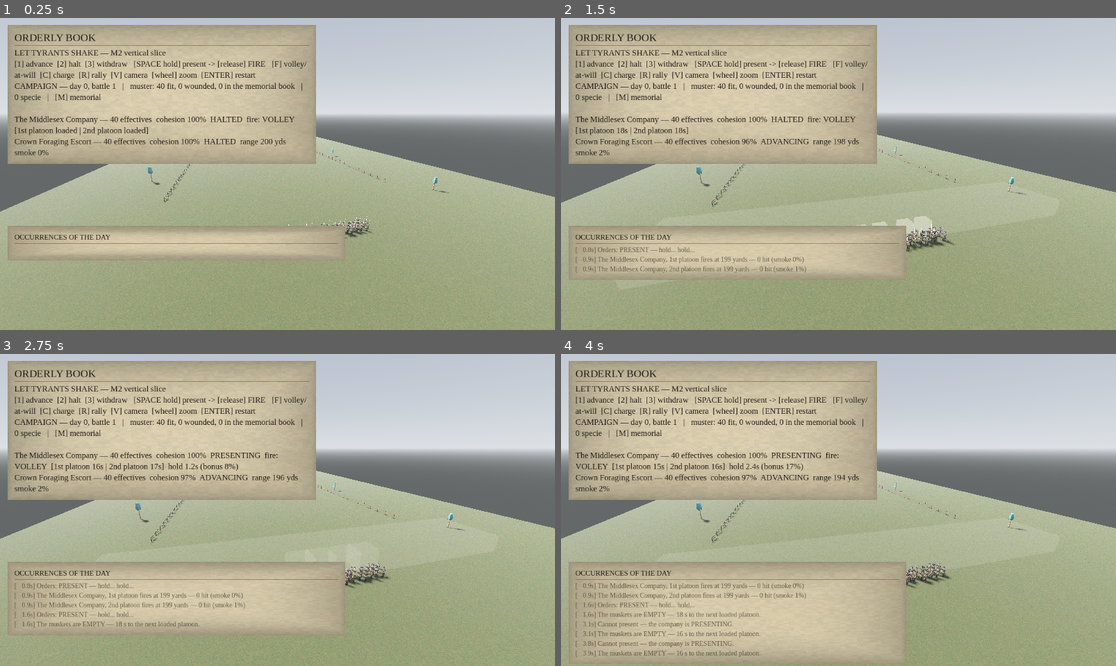
Above: before the commit, frames 1-4 (two rows, left to right).
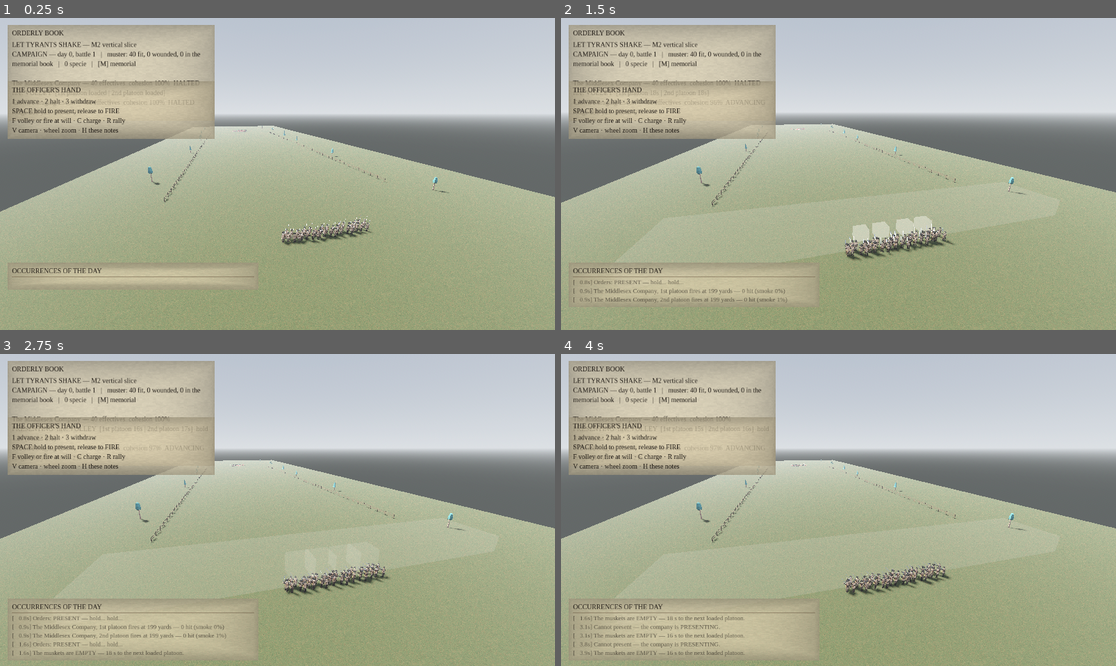
Above: after the commit, the same moments.

Repository: brassica-research/AmGameDev
Game: Godot game, scene res://scenes/main.tscn
The game is run twice, just before and just after one commit, with the same random seed, the same clock (stepped at 60 frames per second) and the same inputs.
Inputs (mouse positions are in pixels of both pictures, inside the frame that each line leads up to):
- Up to frame 1 (0.25 s): no input
- Up to frame 2 (1.5 s): tap Enter at 0.5, 0.8, 1.35 s; move the mouse to (960, 158) at 0.52 s; hold D 0.53-1.28 s; tap H at 0.6 s; click (960, 158) at 0.67 s; tap Space at 0.77 s; move the mouse to (727, 189) at 1.27 s; hold Down from 1.28 s (still down)
- Up to frame 3 (2.75 s): tap Space at 1.52 s; tap E at 1.55 s; move the mouse to (333, 441) at 2.02 s; release Down at 2.03 s; hold D from 2.03 s (still down); hold E from 2.03 s (still down); tap H at 2.3 s
- Up to frame 4 (4 s): move the mouse to (810, 572) at 2.77 s; release D at 2.78 s; release E at 2.78 s; hold Up 2.78-3.53 s; tap H at 2.85 s; click (810, 572) at 2.92 s; tap Space at 3.02, 3.77 s; tap Enter at 3.05, 3.6 s; move the mouse to (1005, 556) at 3.52 s; hold A from 3.53 s (still down); hold E from 3.53 s (still down)

The runs differ from the first frame. In frame 1, 21% of the frame differs, in the area x 1-63%, y 2-88%; in frame 2, 24%; in frame 3, 25%, in the area x 1-63%, y 2-99%; in frame 4, 25%.

Commit message:
The paper is annotation, not a lid: sizing and transparency pass
Capture 28 review — the parchment worked but the panels were too large
and too opaque, eating roughly a third of the frame and flattening
everything behind them.

- Documents default to compact and translucent: 78% opacity, content
  margins 14 -> 9, title 22pt -> 14, body 17 -> 14, log text 13.
- Narrower sheets: the orderly book 640 -> 430, occurrences 700 -> 520,
  the courier card 470 -> 360, the night doings 690 -> 520; the lower
  documents moved down so the horizon is clear.
- Fewer lines of log — 8 -> 5 in the field, 6 -> 4 in the street. A
  running log is a margin note, not a transcript.
- The keybind list is off the paper entirely. It lives on its own card
  (THE OFFICER'S HAND) that fades out after seven seconds; H pins it
  back. A permanent keybind list is a debug overlay in costume, and in
  the free world the keys are simply gone from the readout — what is
  happening deserves the sheet, not a reference table.

Co-Authored-By: Claude Fable 5 <noreply@anthropic.com>
Claude-Session: https://claude.ai/code/session_011s6bQt1Uq6U6CpxEsZ7XW3

Diff:
--- a/game/src/presentation/battle_scene.gd
+++ b/game/src/presentation/battle_scene.gd
@@ -10,6 +10,8 @@
 ##   F toggle volley fire <-> fire at will
 ##   C fix bayonets & charge · R rally
 ##   V toggle cinematic camera · M memorial book (campaign)
+##   H pin/unpin the officer's hand (the key card, which otherwise
+##     folds away a few seconds in)
 ##   ENTER: campaign — march again after the after-action; demos — restart
 ##
 ## Manual play defaults to the CAMPAIGN: your persistent muster roll
@@ -103,6 +105,9 @@
 var _camera: Camera3D
 var _hud: Label
 var _log_label: Label
+var _help_card: PanelContainer
+var _help_age := 0.0
+var _help_pinned := false
 
 
 func _ready() -> void:
@@ -194,6 +199,7 @@
 				GameState.rest_and_refit(GameState.CAMP_DAYS, true)
 				get_tree().reload_current_scene()
 	_update_hud()
+	_update_help(delta)
 	if _quit_after > 0.0:
 		_elapsed += delta
 		if sim.over:
@@ -248,6 +254,11 @@
 				else:
 					_order("volley_fire")
 			KEY_V: _cinematic = not _cinematic
+			KEY_H:
+				_help_pinned = not _help_pinned
+				_help_age = 0.0
+				if _help_card != null:
+					_help_card.visible = true
 			KEY_M:
 				if _campaign:
 					_show_memorial = not _show_memorial
@@ -419,17 +430,26 @@
 func _build_hud() -> void:
 	var layer := CanvasLayer.new()
 	add_child(layer)
-	var book := UIKit.document("ORDERLY BOOK", 3, 640.0)
+	var book := UIKit.document("ORDERLY BOOK", 3, 430.0)
 	book.position = Vector2(16.0, 14.0)
 	layer.add_child(book)
 	_hud = book.get_meta("body")
-	var occurrences := UIKit.document("OCCURRENCES OF THE DAY", 11, 700.0)
-	occurrences.position = Vector2(16.0, 432.0)
+	var occurrences := UIKit.document("OCCURRENCES OF THE DAY", 11, 520.0)
+	occurrences.position = Vector2(16.0, 508.0)
 	layer.add_child(occurrences)
 	_log_label = occurrences.get_meta("body")
-	(occurrences.get_meta("title") as Label).add_theme_font_size_override("font_size", 15)
-	_log_label.add_theme_font_size_override("font_size", 14)
+	_log_label.add_theme_font_size_override("font_size", 13)
 	_log_label.add_theme_color_override("font_color", UIKit.INK_FADED)
+	# The keys live on their own card and fade out of the way — a
+	# permanent keybind list is a debug overlay wearing a costume.
+	_help_card = UIKit.document("THE OFFICER'S HAND", 23, 430.0)
+	_help_card.position = Vector2(16.0, 132.0)
+	(_help_card.get_meta("body") as Label).text = \
+		"1 advance · 2 halt · 3 withdraw\n" \
+		+ "SPACE hold to present, release to FIRE\n" \
+		+ "F volley or fire at will · C charge · R rally\n" \
+		+ "V camera · wheel zoom · H these notes"
+	layer.add_child(_help_card)
 
 
 # --- per-frame updates ------------------------------------------------
@@ -796,6 +816,18 @@
 
 # --- HUD ---------------------------------------------------------------
 
+## The notes lie open for a few seconds, then fold away. H brings them
+## back and pins them.
+func _update_help(delta: float) -> void:
+	if _help_card == null:
+		return
+	_help_age += delta
+	if _help_pinned:
+		_help_card.modulate.a = 1.0
+		return
+	_help_card.modulate.a = clampf(1.0 - (_help_age - 7.0) / 1.5, 0.0, 1.0)
+	_help_card.visible = _help_card.modulate.a > 0.01
+
 func _update_hud() -> void:
 	var pc := sim.get_company(PLAYER_ID)
 	var foe := sim.nearest_enemy(pc) if pc != null else null
@@ -807,7 +839,6 @@
 	elif sim.night:
 		wx_note = "   |   NIGHT — firing at shapes"
 	lines.append("LET TYRANTS SHAKE — M2 vertical slice" + wx_note)
-	lines.append("[1] advance  [2] halt  [3] withdraw   [SPACE hold] present -> [release] FIRE   [F] volley/at-will  [C] charge  [R] rally  [V] camera  [wheel] zoom  [ENTER] restart")
 	if sim.night:
 		var alarm := "THE ALARM IS RAISED" if sim.alarm_raised else "silence — the columns are undiscovered"
 		lines.append("BAYONETS ONLY — night storm, Stony Point pattern   |   %s" % alarm)
@@ -897,7 +928,7 @@
 				entry.get("home_town", "?"), entry.get("fate", "?")])
 		lines.append("Mustered out and gone home: %d" % GameState.roster.mustered_out.size())
 	_hud.text = "\n".join(lines)
-	var tail := sim.battle_log.slice(maxi(0, sim.battle_log.size() - 8))
+	var tail := sim.battle_log.slice(maxi(0, sim.battle_log.size() - 5))
 	_log_label.text = "\n".join(tail)
 
 
--- a/game/src/presentation/ui_kit.gd
+++ b/game/src/presentation/ui_kit.gd
@@ -57,12 +57,15 @@
 
 ## A parchment panel: the paper, a hairline ink border, and a soft drop
 ## shadow so it sits ON the world rather than in it.
-static func panel_style(seed_v := 7) -> StyleBoxTexture:
+static func panel_style(seed_v := 7, opacity := 0.78) -> StyleBoxTexture:
 	var sb := StyleBoxTexture.new()
 	sb.texture = parchment_texture(seed_v)
 	sb.set_texture_margin_all(10.0)
-	sb.set_content_margin_all(14.0)
-	sb.modulate_color = Color(1, 1, 1, 0.96)
+	sb.set_content_margin_all(9.0)
+	# The paper is an annotation on the picture, not a lid over it: a
+	# capture-28 note — opaque panels ate a third of the frame and
+	# flattened everything behind them.
+	sb.modulate_color = Color(1, 1, 1, opacity)
 	return sb
 
 
@@ -104,20 +107,25 @@
 ## A finished panel with a title, a rule, and a body label — the shape
 ## nearly every readout in this game wants. Returns the panel; the body
 ## label is `panel.get_meta("body")`, the title `panel.get_meta("title")`.
-static func document(title: String, seed_v := 7, width := 430.0) -> PanelContainer:
+static func document(title: String, seed_v := 7, width := 430.0,
+		compact := true, opacity := 0.78) -> PanelContainer:
 	var panel := PanelContainer.new()
-	panel.add_theme_stylebox_override("panel", panel_style(seed_v))
+	panel.add_theme_stylebox_override("panel", panel_style(seed_v, opacity))
 	panel.custom_minimum_size = Vector2(width, 0.0)
 	var col := VBoxContainer.new()
-	col.add_theme_constant_override("separation", 4)
+	col.add_theme_constant_override("separation", 3)
 	panel.add_child(col)
 	var head := ink_label(title, "title")
+	if compact:
+		head.add_theme_font_size_override("font_size", 14)
 	col.add_child(head)
 	var rule := Panel.new()
 	rule.add_theme_stylebox_override("panel", rule_style())
 	rule.custom_minimum_size = Vector2(0.0, 1.0)
 	col.add_child(rule)
 	var body := ink_label("", "body")
+	if compact:
+		body.add_theme_font_size_override("font_size", 14)
 	body.autowrap_mode = TextServer.AUTOWRAP_WORD_SMART
 	col.add_child(body)
 	panel.set_meta("body", body)
--- a/game/src/presentation/world_scene.gd
+++ b/game/src/presentation/world_scene.gd
@@ -11,6 +11,9 @@
 ##   Q / E              swing the camera
 ##   TAB (hold)         survey — take the measure of the street
 ##   ENTER              restart · ESC back to the battle
+## (The keys are listed here rather than painted permanently on the
+## courier's card — the paper is for what is happening, not for a
+## reference sheet.)
 ##
 ## Args after `--`:
 ##   --world=<id>       which data/world/<id>.json to walk
@@ -340,23 +343,22 @@
 func _build_hud(title: String) -> void:
 	var layer := CanvasLayer.new()
 	add_child(layer)
-	var card := UIKit.document(title, 5, 470.0)
+	var card := UIKit.document(title, 5, 360.0)
 	card.position = Vector2(16.0, 14.0)
 	layer.add_child(card)
 	_title = card.get_meta("title")
-	(_title as Label).add_theme_font_size_override("font_size", 18)
+	(_title as Label).add_theme_font_size_override("font_size", 15)
 	_hud = card.get_meta("body")
 	# The seal only appears when the street has taken an interest.
 	_alarm_seal = UIKit.seal("")
-	_alarm_seal.position = Vector2(16.0, 150.0)
+	_alarm_seal.position = Vector2(16.0, 122.0)
 	_alarm_seal.visible = false
 	layer.add_child(_alarm_seal)
-	var journal := UIKit.document("THE NIGHT'S DOINGS", 17, 690.0)
-	journal.position = Vector2(16.0, 440.0)
+	var journal := UIKit.document("THE NIGHT'S DOINGS", 17, 520.0)
+	journal.position = Vector2(16.0, 540.0)
 	layer.add_child(journal)
 	_log_label = journal.get_meta("body")
-	(journal.get_meta("title") as Label).add_theme_font_size_override("font_size", 15)
-	_log_label.add_theme_font_size_override("font_size", 14)
+	_log_label.add_theme_font_size_override("font_size", 13)
 	_log_label.add_theme_color_override("font_color", UIKit.INK_FADED)
 
 
@@ -458,8 +460,6 @@
 		lines.append("[ENTER] again   [ESC] to the field")
 	elif _survey > 0.5:
 		lines.append("Reading the street — every eye on it is plain.")
-	else:
-		lines.append("[W A S D] walk  [SHIFT] run  [CTRL] crouch  [TAB] survey  [Q/E] camera")
 	_hud.text = "\n".join(lines)
 	if _alarm_seal != null:
 		var seal_text := ""
@@ -472,4 +472,4 @@
 		_alarm_seal.visible = seal_text != ""
 		if _alarm_seal.visible:
 			(_alarm_seal.get_meta("body") as Label).text = seal_text
-	_log_label.text = "\n".join(sim.log_lines.slice(maxi(0, sim.log_lines.size() - 6)))
+	_log_label.text = "\n".join(sim.log_lines.slice(maxi(0, sim.log_lines.size() - 4)))
Not shown, changed: demo/capture-request.txt
